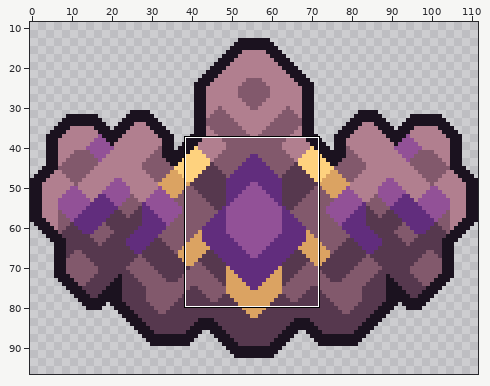
Sprite sheet -- assets/sprites/units/construct/xylem-full.png. The first picture is a wide view before the edit; the outline marks the close-up.
Close-up. Before the commit:
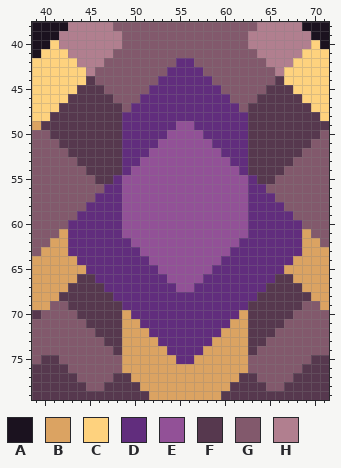
The file is 112x112 pixels. Shown: x 39..71, y 38..79. The wide view leaves out empty margins. The commit also changed other parts of the picture, which this record leaves out.
Palette (. is transparent): A #1b121f  B #dba362  C #fed27e  D #612d7d  E #925197  F #56384e  G #82596c  H #b17f8f
Pixels before, first column x 39:
38 AAAAHHHHHGGGGGGGGGGGGGGGGHHHHHAAA
39 AAAHHHHHHHGGGGGGGGGGGGGGHHHHHHHAA
40 AACHHHHHHHGGGGGGGGGGGGGGHHHHHHHCA
41 ACCCHHHHHGGGGGGGGGGGGGGGGHHHHHCCC
42 CCCCCHHHGGGGGGGGDDGGGGGGGGHHHCCCC
43 CCCCCCHGGGGGGGGDDDDGGGGGGGGHCCCCC
44 CCCCCCFGGGGGGGDDDDDDGGGGGGGFCCCCC
45 CCCCCFFFGGGGGDDDDDDDDGGGGGFFFCCCC
46 CCCCFFFFFGGGDDDDDDDDDDGGGFFFFFCCC
47 CCCFFFFFFFGDDDDDDDDDDDDGFFFFFFFCC
48 CCFFFFFFFFDDDDDDDDDDDDDDFFFFFFFFC
49 BFFFFFFFFFDDDDDDEEDDDDDDFFFFFFFFF
50 GGFFFFFFFFDDDDDEEEEDDDDDFFFFFFFFG
51 GGGFFFFFFFDDDDEEEEEEDDDDFFFFFFFGG
52 GGGGFFFFFFDDDEEEEEEEEDDDFFFFFFGGG
53 GGGGGFFFFFDDEEEEEEEEEEDDFFFFFGGGG
54 GGGGGGFFFFDEEEEEEEEEEEEDFFFFGGGGG
55 GGGGGGGFFDEEEEEEEEEEEEEEDFFGGGGGG
56 GGGGGGGGDDEEEEEEEEEEEEEEDDGGGGGGG
57 GGGGGGGDDDEEEEEEEEEEEEEEDDDGGGGGG
58 GGGGGGDDDDEEEEEEEEEEEEEEDDDDGGGGG
59 GGGGGDDDDDEEEEEEEEEEEEEEDDDDDGGGG
60 GGGGDDDDDDEEEEEEEEEEEEEEDDDDDDGGG
61 GGGBDDDDDDEEEEEEEEEEEEEEDDDDDDBGG
62 GGBBDDDDDDDEEEEEEEEEEEEDDDDDDDBBG
63 GBBBDDDDDDDDEEEEEEEEEEDDDDDDDDBBB
64 BBBBBDDDDDDDDEEEEEEEEDDDDDDDDBBBB
65 BBBBBBDDDDDDDDEEEEEEDDDDDDDDBBBBB
66 BBBBBFFDDDDDDDDEEEEDDDDDDDDFFBBBB
67 BBBBFFFFDDDDDDDDEEDDDDDDDDFFFFBBB
68 BBBFFFFFFDDDDDDDDDDDDDDDDFFFFFFBB
69 BBGGFFFFFFDDDDDDDDDDDDDDFFFFFFGGB
70 FGGGGFFFFFBDDDDDDDDDDDDBFFFFFGGGG
71 GGGGGGFFFFBBDDDDDDDDDDBBFFFFGGGGG
72 GGGGGGGFFFBBBDDDDDDDDBBBFFFGGGGGG
73 GGGGGGGGFFBBBBDDDDDDBBBBFFGGGGGGG
74 GGGGGGGGGFBBBBBDDDDBBBBBFGGGGGGGG
75 GFFGGGGGGGBBBBBBDDBBBBBBGGGGGGGFF
76 FFFFGGGGGGBBBBBBBBBBBBBBGGGGGGFFF
77 FFFFFGGGGFFBBBBBBBBBBBBFFGGGGFFFF
78 FFFFFFGGFFFFBBBBBBBBBBFFFFGGFFFFF
79 FFFFFFFFFFFFFBBBBBBBBFFFFFFFFFFFF
And afterwards:
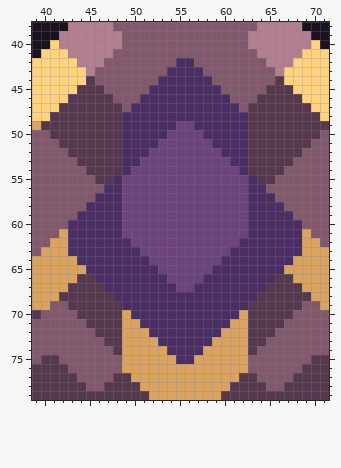
From old to new:
colour D: #612d7d -> #4a2e63
colour E: #925197 -> #6c437d
Boxes around the changes in both close-ups, in picture pixels (x1, y1, x2, y2):
changed: (68, 58, 302, 364)
